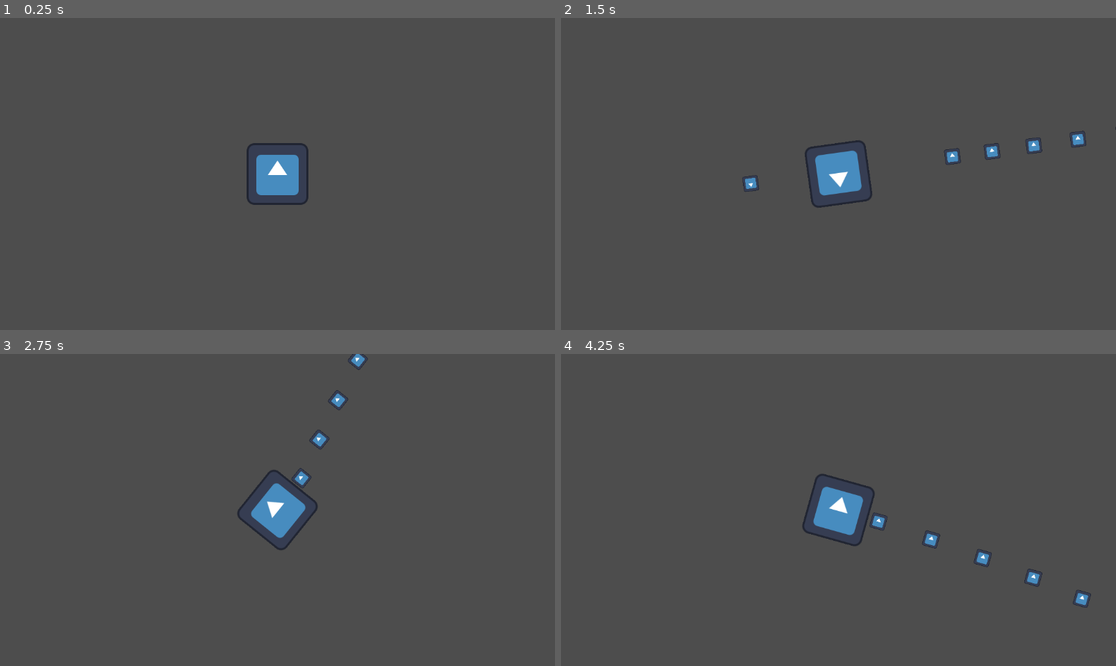
Above: before the commit, frames 1-4 (two rows, left to right).
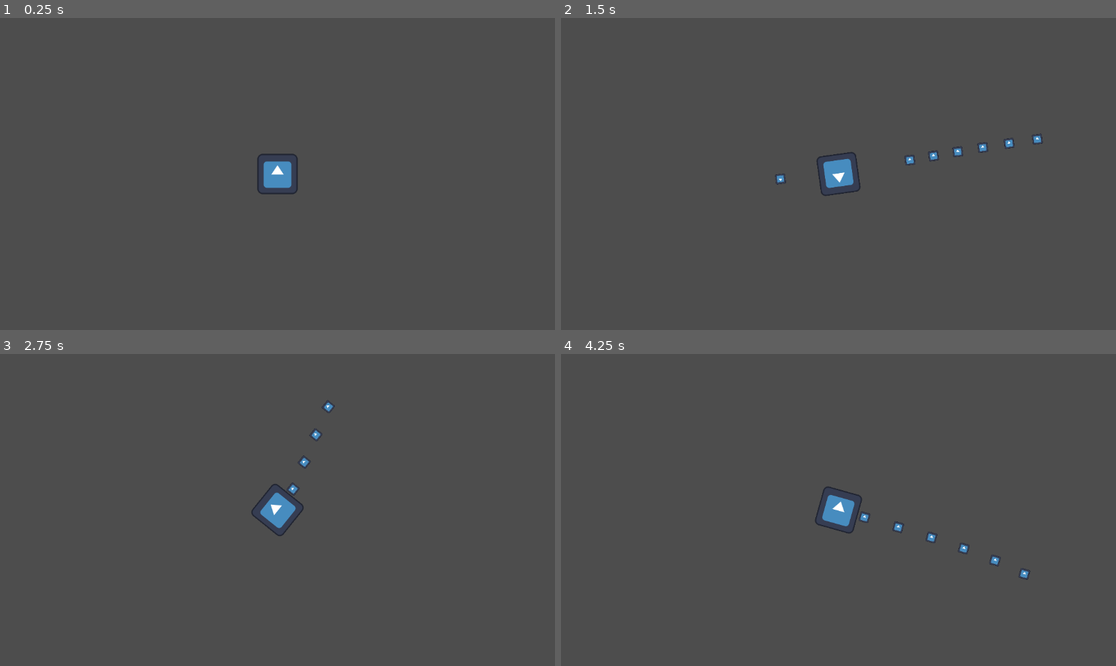
Above: after the commit, the same moments.

Repository: CMBadiuk/GMTK-Jam-25-Splashdown
Game: Godot game, scene res://World.tscn
The game is run twice, just before and just after one commit, with the same random seed, the same clock (stepped at 60 frames per second) and the same inputs. The engine's default icon, where the game draws it, is replaced by a stand-in: a white triangle on a blue panel in a dark square.
Inputs (mouse positions are in pixels of both pictures, inside the frame that each line leads up to):
- Up to frame 1 (0.25 s): no input
- Up to frame 2 (1.5 s): tap Enter at 0.5 s; move the mouse to (960, 158) at 0.52 s; press the mouse at (960, 158) at 0.53 s; hold D (Move_Right) 0.53-1.28 s; move the mouse to (727, 189) at 1.27 s; release the mouse at (727, 189) at 1.28 s; hold S (Move_Down) from 1.28 s (still down); click (727, 189) at 1.35 s
- Up to frame 3 (2.75 s): move the mouse to (333, 441) at 2.02 s; release S (Move_Down) at 2.03 s; press the mouse at (333, 441) at 2.03 s; hold D (Move_Right) from 2.03 s (still down)
- Up to frame 4 (4.25 s): move the mouse to (810, 572) at 2.77 s; release D (Move_Right) at 2.78 s; release the mouse at (810, 572) at 2.78 s; hold W (Move_Up) 2.78-3.53 s; click (810, 572) at 2.85 s; tap Space at 3.5 s; move the mouse to (1005, 556) at 3.52 s; press the mouse at (1005, 556) at 3.53 s; hold A (Move_Left) from 3.53 s (still down)

The runs differ from the first frame. In frame 1, 0.9% of the frame differs, in the area x 44-56%, y 40-60%; in frame 2, 1.6%, in the area x 32-100%, y 34-61%; in frame 3, 1.4%; in frame 4, 1.6%.

Commit message:
Player adjustments, Chaser beginning
- Refined controller support on player
- Added rudimentary path for player to follow on main level ("World")
- Started implementing chaser enemy. Not complete yet

Diff:
--- a/World.tscn
+++ b/World.tscn
@@ -1,14 +1,65 @@
-[gd_scene load_steps=3 format=3 uid="uid://cr75xubf3ymsk"]
+[gd_scene load_steps=5 format=3 uid="uid://cr75xubf3ymsk"]
 
 [ext_resource type="PackedScene" uid="uid://ckwn072cvvxnx" path="res://player.tscn" id="1_2dftf"]
 [ext_resource type="PackedScene" uid="uid://crseh7g7s6ifg" path="res://river_current.tscn" id="2_bcbcq"]
 
-[node name="Node" type="Node"]
+[sub_resource type="RectangleShape2D" id="RectangleShape2D_2dftf"]
+size = Vector2(1889, 80)
+
+[sub_resource type="NavigationPolygon" id="NavigationPolygon_2dftf"]
+vertices = PackedVector2Array(3197.42, -1058.15, 3474.02, -658.609, 2124.94, 254, 1979.08, -230, 98, 254, 98, -230)
+polygons = Array[PackedInt32Array]([PackedInt32Array(0, 1, 2, 3), PackedInt32Array(3, 2, 4, 5)])
+outlines = Array[PackedVector2Array]([PackedVector2Array(88, -240, 1976, -240, 3200, -1072, 3488, -656, 2128, 264, 88, 264)])
+
+[node name="World" type="Node"]
 
 [node name="Player" parent="." instance=ExtResource("1_2dftf")]
-move_force = 500.0
-friction = 0.95
+position = Vector2(272, 0)
 
 [node name="RiverCurrent" parent="." instance=ExtResource("2_bcbcq")]
 position = Vector2(1112, 16)
+
+[node name="RiverCurrent2" parent="." instance=ExtResource("2_bcbcq")]
+position = Vector2(2664, -400)
+rotation = -0.597879
+scale = Vector2(0.80021, 1)
 current_direction = Vector2(1, -0.5)
+
+[node name="StaticBody2D" type="StaticBody2D" parent="."]
+
+[node name="CollisionShape2D" type="CollisionShape2D" parent="StaticBody2D"]
+position = Vector2(1032, -280)
+shape = SubResource("RectangleShape2D_2dftf")
+debug_color = Color(1, 0, 0, 0.419608)
+
+[node name="StaticBody2D2" type="StaticBody2D" parent="."]
+position = Vector2(-8, 592)
+scale = Vector2(1.10122, 1.00696)
+
+[node name="CollisionShape2D" type="CollisionShape2D" parent="StaticBody2D2"]
+position = Vector2(1032, -280)
+shape = SubResource("RectangleShape2D_2dftf")
+debug_color = Color(1, 0, 0, 0.419608)
+
+[node name="StaticBody2D3" type="StaticBody2D" parent="."]
+position = Vector2(2048, -6.10352e-05)
+rotation = -0.595204
+scale = Vector2(0.795758, 1.00014)
+
+[node name="CollisionShape2D" type="CollisionShape2D" parent="StaticBody2D3"]
+position = Vector2(1032, -280)
+shape = SubResource("RectangleShape2D_2dftf")
+debug_color = Color(1, 0, 0, 0.419608)
+
+[node name="StaticBody2D4" type="StaticBody2D" parent="."]
+position = Vector2(2240, 584)
+rotation = -0.595204
+scale = Vector2(0.874901, 1.01209)
+
+[node name="CollisionShape2D" type="CollisionShape2D" parent="StaticBody2D4"]
+position = Vector2(1032, -280)
+shape = SubResource("RectangleShape2D_2dftf")
+debug_color = Color(1, 0, 0, 0.419608)
+
+[node name="ChaserNavRegion" type="NavigationRegion2D" parent="."]
+navigation_polygon = SubResource("NavigationPolygon_2dftf")
--- /dev/null
+++ b/chaser.gd
@@ -0,0 +1,20 @@
+extends CharacterBody2D
+
+@export var speed: float = 250.0
+@export var health: int = 3
+
+var player: Node2D
+
+func _ready() -> void:
+	# Find player as soon as they're spawned
+	player = get_tree().get_first_node_in_group("player")
+
+func _physics_process(delta: float) -> void:
+	if not is_instance_valid(player):
+		# If player isn't present for any reason, do nothing
+		return
+	# 1. Get player's current position
+	var player_position = player.global_position
+
+	# 2. Find optimal path to player using the Nav Server
+	var path = NavigationServer2D.map_get_path(get_world_2d().navigation_map, global_position, player_position, true	)
--- /dev/null
+++ b/chaser.tscn
@@ -0,0 +1,17 @@
+[gd_scene load_steps=4 format=3 uid="uid://p7acrgel14o6"]
+
+[ext_resource type="Script" uid="uid://ddg8bbq20fumv" path="res://chaser.gd" id="1_7nv7r"]
+[ext_resource type="Texture2D" uid="uid://xfkud3diitvt" path="res://icon.svg" id="1_w318g"]
+
+[sub_resource type="CircleShape2D" id="CircleShape2D_7nv7r"]
+radius = 64.4981
+
+[node name="ChaserBody" type="CharacterBody2D" groups=["enemy"]]
+script = ExtResource("1_7nv7r")
+
+[node name="Sprite2D" type="Sprite2D" parent="."]
+modulate = Color(1, 0, 0, 1)
+texture = ExtResource("1_w318g")
+
+[node name="CollisionShape2D" type="CollisionShape2D" parent="."]
+shape = SubResource("CircleShape2D_7nv7r")
--- a/player.gd
+++ b/player.gd
@@ -18,8 +18,9 @@
 	# Runs whenever there's an input event, used to detect last used input device
 	if event is InputEventMouseMotion:
 		active_scheme = ControlScheme.MOUSE_KB
-	elif event is InputEventJoypadMotion or event is InputEventJoypadButton:
+	elif  event is InputEventJoypadMotion or event is InputEventJoypadButton:
 		active_scheme = ControlScheme.CONTROLLER
+		print("Controller input detected")
 
 func _process(delta: float) -> void:
 	# Handle aiming and check for shooting input here
@@ -54,7 +55,7 @@
 
 func aim_with_controller() -> void:
 	# Get input from the controller's right stick.
-	var aim_direction := Input.get_vector("aim_left", "aim_right", "aim_up", "aim_down")
+	var aim_direction := Input.get_vector("Contr_Aim_Left", "Contr_Aim_Right", "Contr_Aim_Up", "Contr_Aim_Down")
 
 	# We only update the rotation if the stick is actively being pushed.
 	# This prevents the player from snapping back to a default rotation.
--- a/player.tscn
+++ b/player.tscn
@@ -18,6 +18,7 @@
 shape = SubResource("CircleShape2D_onrkg")
 
 [node name="Camera2D" type="Camera2D" parent="."]
+zoom = Vector2(0.65, 0.65)
 
 [node name="Muzzle" type="Marker2D" parent="."]
 position = Vector2(72, 0)
--- a/project.godot
+++ b/project.godot
@@ -18,6 +18,7 @@
 [global_group]
 
 player=""
+enemy=""
 
 [input]
 
Not shown, added: chaser.gd.uid
